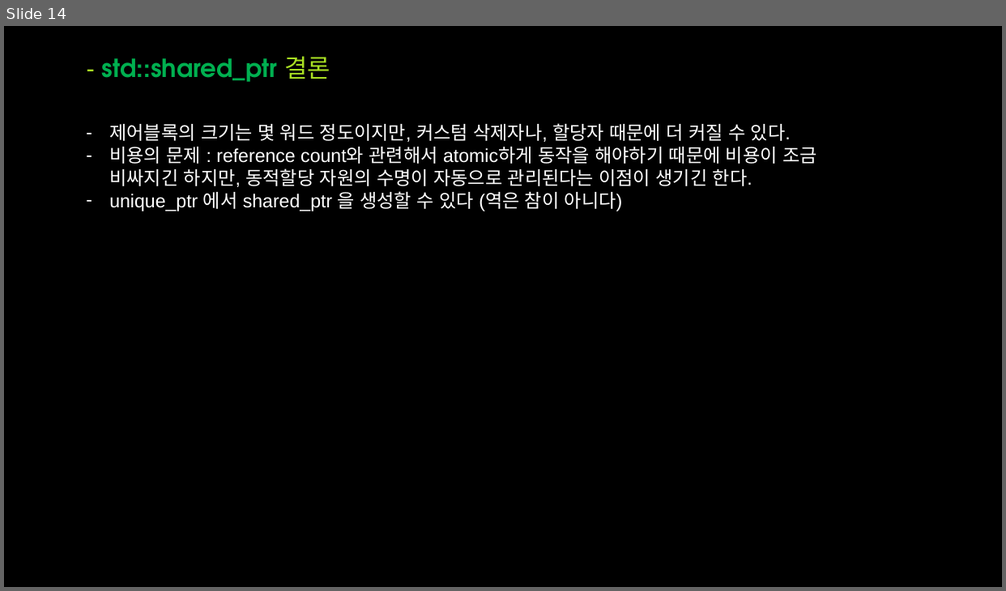
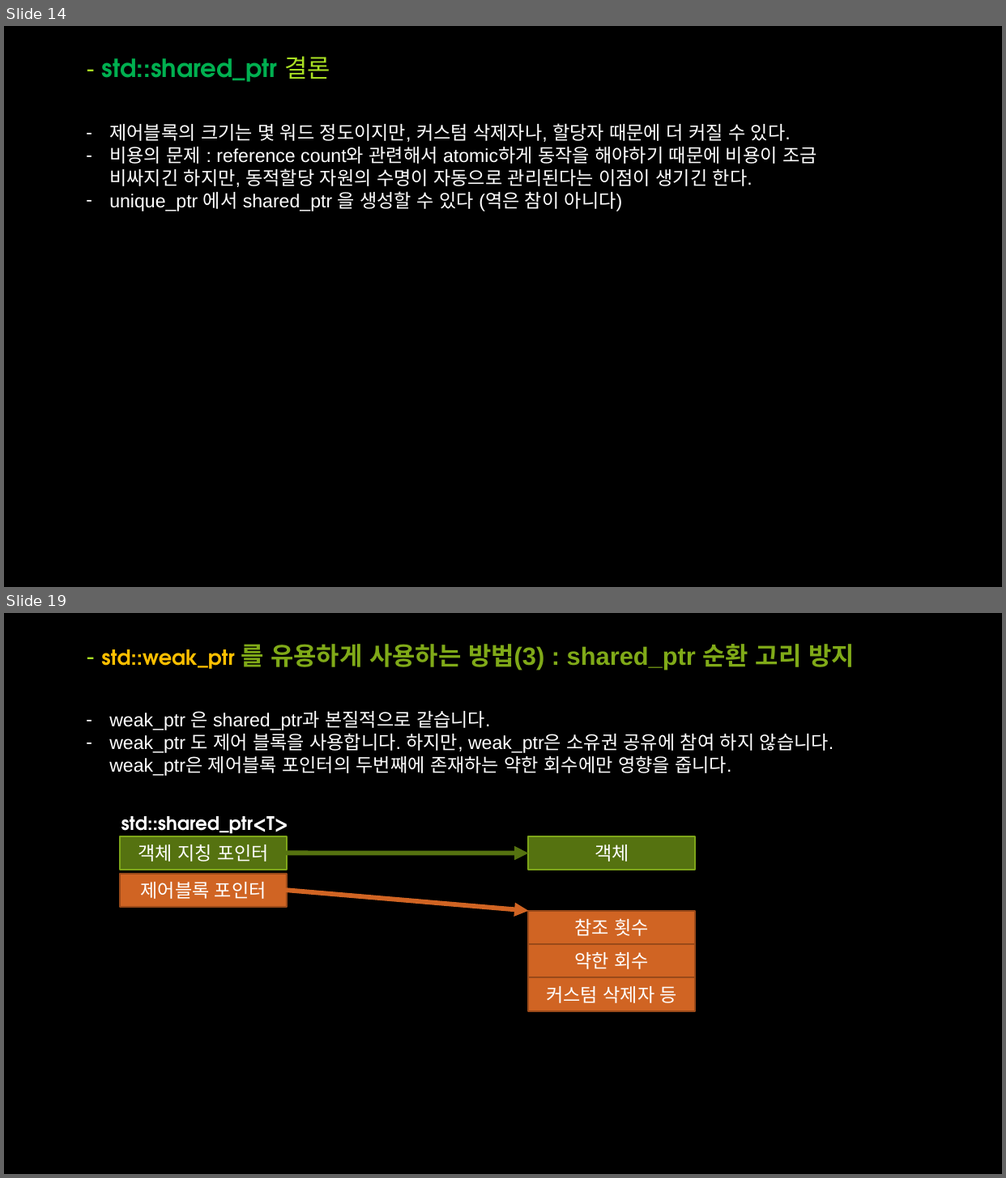
Before and after one commit to OptimizationStudy/Repo2018, a slide deck: PPT/ModernCppStudy_7_(18~22).pptx. Shown one above the other, each under a label of ours: slide 14 before the commit, slides 14 and 19 after it; the slides between them are not shown. The pictures are 1006x591 and 1006x1178 pixels, drawn with LibreOffice and Linux fonts; fonts in the diff are those of the drawing; background and template pictures are left out. Boxes give left, top, right and bottom in pixels: in the first picture for what was removed or moved away, otherwise in the second. Text is boxed around its words. In the diff, an @@ line names an element or a change of style, - is before the commit and + after.

```diff
--- a/PPT/ModernCppStudy_7_(18~22).pptx
+++ b/PPT/ModernCppStudy_7_(18~22).pptx
@@ slide 19 added at <box>4,613,1002,1174</box>, background picture (left out) @@
@@ text added at <box>101,644,854,671</box>, 24 pt, text #80AA18, bold @@
+- std::weak_ptr 를 유용하게 사용하는 방법(3) : shared_ptr 순환 고리 방지
@@ text added at <box>109,711,833,776</box>, 18 pt, text #FFFFFF @@
+– weak_ptr 은 shared_ptr과 본질적으로 같습니다.
+– weak_ptr 도 제어 블록을 사용합니다. 하지만, weak_ptr은 소유권 공유에 참여 하지 않습니다. weak_ptr은 제어블록 포인터의 두번째에 존재하는 약한 회수에만 영향을 줍니다.
@@ group added at <box>120,816,696,1012</box>: 6 rectangles, 2 arrows, 1 text @@
+객체 지칭 포인터
+제어블록 포인터
+객체
+참조 횟수
+약한 회수
+커스텀 삭제자 등
+std::shared_ptr<T>
```
Also in this commit, not shown: 15 other slides added.
